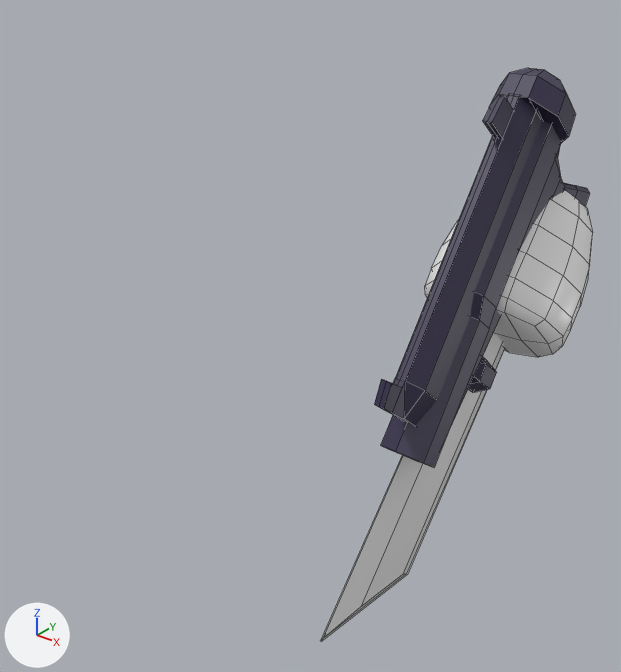
The FBX model theUnityProject/Assets/_Kniggas/Aliem/FBX/hominid_weapons.fbx: old version first, new version second.
Rendered twice from a 50 mm camera at (3.12, -4.79, 2.63) aimed at (0.13, -1.05, 0.32). The axes (+X, +Y, +Z) are drawn at lower left. The lights are the same throughout. Mesh edges are drawn as thin lines. Where no turn or scale is listed for an object, it has been applied to the vertices.

Names of what the first picture shows: 'meshAliemWeapon_Rifle', 'meshAliemWeapon_Sword', 'meshAliemWeapon_Sword_Blade'.
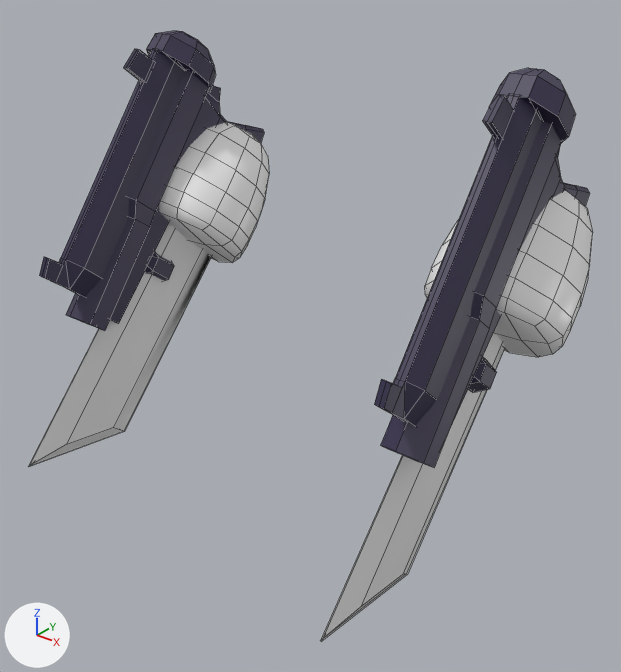
Where the newer file only moved an object's origin or applied its transform, the numbers keep the older frame.

What changed in the scene script:
```text
Add me_plane_003:
    me_plane_003.from_pydata(...)  # 221 vertices, 200 faces; spans x -0.19..0.19, y -1.08..0.95, z -1.06..0.8
    me_plane_003.materials.append(mat_material)  # picture img_texaliemrifle_png
Add me_cylinder_009:
    me_cylinder_009.from_pydata(...)  # 90 vertices, 88 faces; spans x -0.431..0.431, y -0.624..0.472, z -0.628..0.46
    me_cylinder_009.materials.append(mat_hominid)  # white #ffffff
Add me_cylinder_005:
    me_cylinder_005.from_pydata(...)  # 14 vertices, 8 faces; spans x -0.05..0.05, y -1.83..0.14, z -1.63..0.1
Add ob_meshaliemweapon_rifle_r:
    ob_meshaliemweapon_rifle_r = bpy.data.objects.new('meshAliemWeapon_Rifle.R', me_plane_003)
    ob_meshaliemweapon_rifle_r.location = (-1.331, -0.84, 1.167)
Add ob_meshaliemweapon_sword_r:
    ob_meshaliemweapon_sword_r = bpy.data.objects.new('meshAliemWeapon_Sword.R', me_cylinder_009)
    ob_meshaliemweapon_sword_r.location = (-1.329, -0.39, 0.881)
Add ob_meshaliemweapon_sword_blade_r:
    ob_meshaliemweapon_sword_blade_r = bpy.data.objects.new('meshAliemWeapon_Sword_Blade.R', me_cylinder_005)
    ob_meshaliemweapon_sword_blade_r.location = (-1.329, -0.396, 0.87)
```

Pixel boxes (x1, y1, x2, y2) of what changed, in the pictures (621 x 672 px):
'meshAliemWeapon_Rifle.R', added: after (39, 31, 264, 331)
'meshAliemWeapon_Sword_Blade.R', added: after (29, 224, 211, 466)
'meshAliemWeapon_Sword.R', added: after (159, 122, 269, 263)
